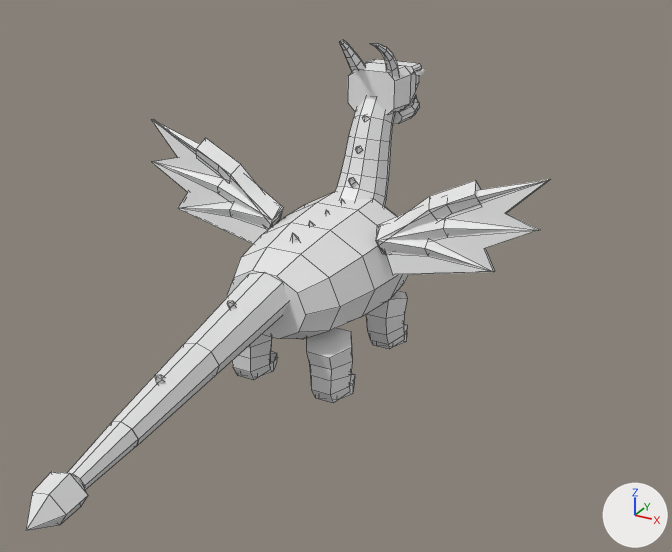
The FBX model roblox/art/monsters/blue_dragon.fbx, before and after one commit.
Both versions are drawn from a 50 mm lens placed at (10.41, -18.07, 9.87), pointed at (1.51, -1.89, 1.78). Every picture has the same lights, and +X, +Y and +Z are marked at lower right. The older version comes first. Mesh edges are drawn as thin lines on the coarser meshes. Where no turn or scale is listed for an object, it has been applied to the vertices.

The first picture shows 'Body', 'Head', 'Leg_BL', 'Leg_BR', 'Leg_FR', 'Neck1', 'Tail1', 'Tail2', 'Tail3', 'Wing_L', 'Wing_R' and 2 more.
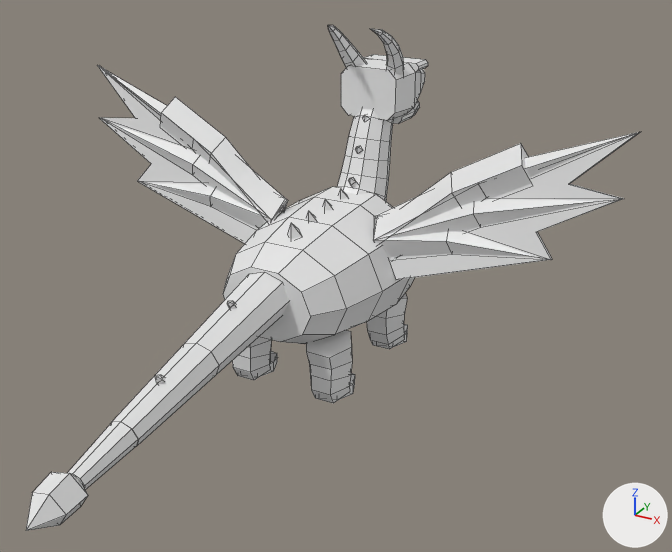
Where the change shows, as pixel boxes [x1, y1, x2, y2] in the pictures (672 x 552 px; the box of a moved part takes in the faces that stretch with it):
'Wing_R', reshaped (53% wider, 54% taller)
    before: [376, 179, 550, 275]
    after: [373, 132, 640, 280]
'Body', reshaped (7% taller)
    before: [227, 192, 408, 339]
    after: [223, 187, 414, 344]
'Wing_L', reshaped (43% wider, 43% taller)
    before: [151, 119, 284, 244]
    after: [97, 65, 288, 244]
'Head', reshaped (22% wider, 26% taller)
    before: [340, 40, 422, 115]
    after: [328, 25, 428, 120]
part 1 of me_head, moved or reshaped
    before: [348, 62, 419, 115]
    after: [341, 58, 425, 120]
part 2 of me_head, moved or reshaped
    before: [368, 59, 422, 73]
    after: [364, 54, 428, 71]
part 3 of me_head, moved or reshaped
    before: [340, 40, 399, 76]
    after: [328, 25, 404, 75]
part 5 of me_body, moved or reshaped
    before: [227, 192, 408, 339]
    after: [223, 187, 414, 344]
part 6 of me_body, moved or reshaped (mostly hidden before)
    before: [291, 199, 345, 242]
    after: [288, 189, 348, 239]

The change in detail:
me_body is used by ob_body; location (0.0, 0.0, 0.9).
me_body had 100 vertices, 100 faces and spanned x -1.85..1.85, y -2.4..2.5, z -1.35..1.47.
me_body now has 100 vertices, 100 faces and spans x -2.06..2.06, y -2.4..2.5, z -1.49..1.75.
me_body part 5: the loose piece of 60 vertices spanning x -1.85..1.85, y -2.4..2.5, z -1.35..1.37 is scaled about its middle by (1.12, 1, 1.1).
me_body part 6: 39 of 100 vertices moved; they spanned x -0.16..0.16, y -1.2..1.56, z 0.83..1.47 and now span x -0.22..0.22, y -1.26..1.68, z 0.83..1.75; mean shift (0.0, 0.02, 0.12); largest move (0.0, 1.15, 1.47) -> (0.0, 1.09, 1.75).
me_wing_l is used by ob_wing_l; location (-1.5, 0.4, 1.7).
me_wing_l had 53 vertices, 46 faces and spanned x -3.8..0.21, y -0.26..0.35, z -0.64..2.16.
me_wing_l now has 53 vertices, 46 faces and spans x -5.5..0.32, y -0.3..0.45, z -0.73..3.4.
me_wing_l part 7: 53 of 53 vertices moved; they spanned x -3.8..0.21, y -0.26..0.35, z -0.64..2.16 and now span x -5.5..0.32, y -0.3..0.45, z -0.73..3.4; mean shift (-0.62, 0.0, 0.42).
me_head is used by ob_head; location (0.0, 2.96, 4.43).
me_head had 110 vertices, 98 faces and spanned x -0.72..0.72, y -1.2..1.75, z -0.25..1.65.
me_head now has 110 vertices, 98 faces and spans x -0.87..0.86, y -1.5..1.96, z -0.35..2.05.
me_head part 1: the loose piece of 32 vertices spanning x -0.72..0.72, y -0.3..1.75, z -0.25..0.85 is scaled about its middle by 1.18, then moved by (0.0, 0.02, 0.0).
me_head part 2: the loose piece of 16 vertices spanning x -0.7..0.7, y 0.7..1.2, z 0.63..0.81 is scaled about its middle by 1.18, then moved by (0.0, 0.06, 0.08).
me_head part 3: 62 of 110 vertices moved; they spanned x -0.69..0.67, y -1.2..0.16, z 0.57..1.65 and now span x -0.87..0.85, y -1.5..0.22, z 0.57..2.05; mean shift (0.0, -0.09, 0.2); largest move (-0.4, -1.2, 1.65) -> (-0.55, -1.5, 2.05).
me_wing_r is used by ob_wing_r; location (1.5, 0.4, 1.7).
me_wing_r had 53 vertices, 46 faces and spanned x -0.21..3.8, y -0.26..0.35, z -0.64..2.16.
me_wing_r now has 53 vertices, 46 faces and spans x -0.32..5.5, y -0.3..0.45, z -0.73..3.4.
me_wing_r part 4: 53 of 53 vertices moved; they spanned x -0.21..3.8, y -0.26..0.35, z -0.64..2.16 and now span x -0.32..5.5, y -0.3..0.45, z -0.73..3.4; mean shift (0.62, 0.0, 0.42).
